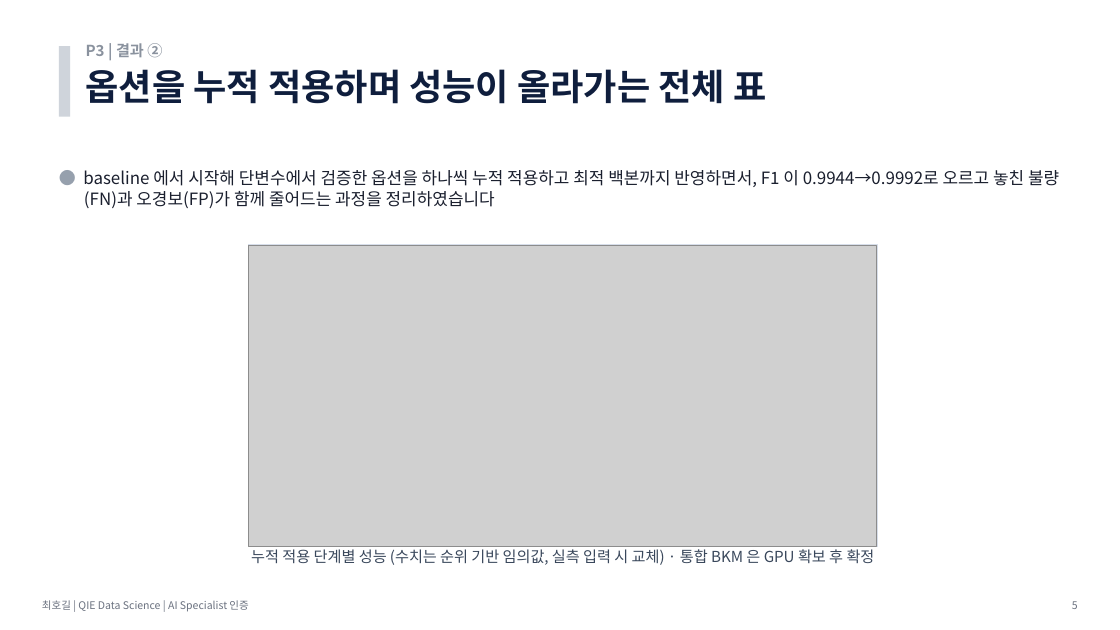
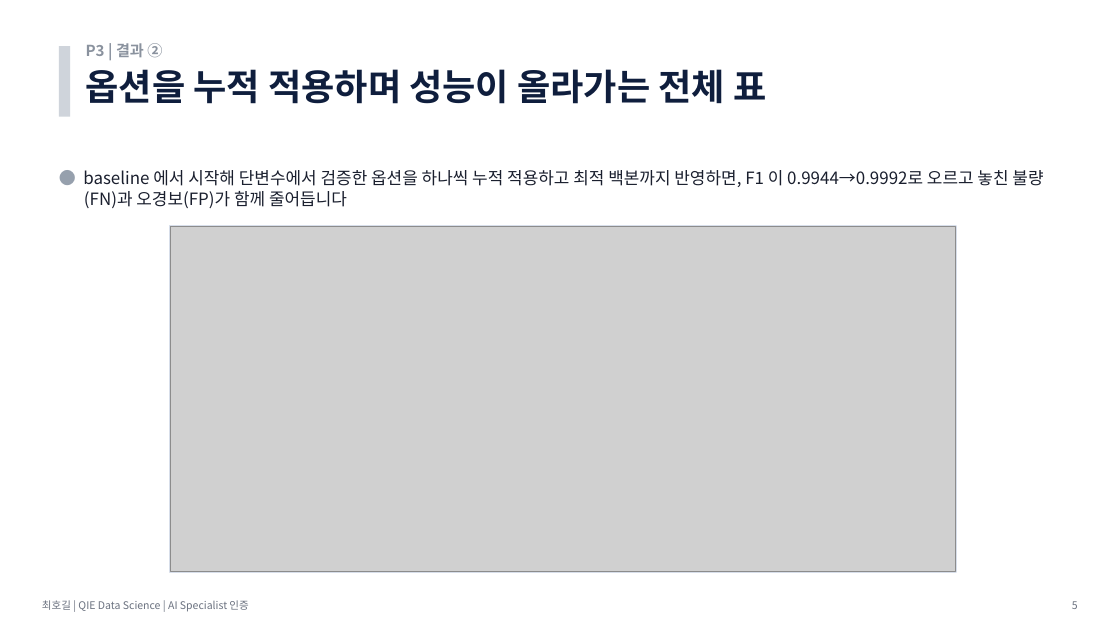
Before and after one commit to hogil/fbm_paper, a slide deck: slide 5 of recommendation/presentation/발표_P3_데이터생성_최호길.pptx. Drawn at 1120x630 pixels with LibreOffice and Linux fonts; fonts in the diff are those of the drawing; grey boxes stand for pictures. Boxes give left, top, right and bottom in pixels: in the first picture for what was removed or moved away, otherwise in the second. Text is boxed around its words. In the diff, an @@ line names an element or a change of style, - is before the commit and + after.

```diff
--- a/recommendation/presentation/발표_P3_데이터생성_최호길.pptx
+++ b/recommendation/presentation/발표_P3_데이터생성_최호길.pptx
@@ text at box(83, 170, 1043, 208): text changed @@
-● baseline 에서 시작해 단변수에서 검증한 옵션을 하나씩 누적 적용하고 최적 백본까지 반영하면서, F1 이 0.9944→0.9992로 오르고 놓친 불량(FN)과 오경보(FP)가 함께 줄어드는 과정을 정리하였습니다
+● baseline 에서 시작해 단변수에서 검증한 옵션을 하나씩 누적 적용하고 최적 백본까지 반영하면, F1 이 0.9944→0.9992로 오르고 놓친 불량(FN)과 오경보(FP)가 함께 줄어듭니다
@@ rectangle: place and size @@
-rectangle at box(248, 245, 877, 547)
+rectangle at box(170, 226, 956, 572)
@@ picture: place and size @@
-picture at box(249, 245, 876, 546)
+picture at box(171, 227, 955, 571)
@@ text removed at box(251, 549, 875, 565) @@
-누적 적용 단계별 성능 (수치는 순위 기반 임의값, 실측 입력 시 교체) · 통합 BKM 은 GPU 확보 후 확정
```
Also in this commit, not shown: 1 other slide changed, 4 other files.
